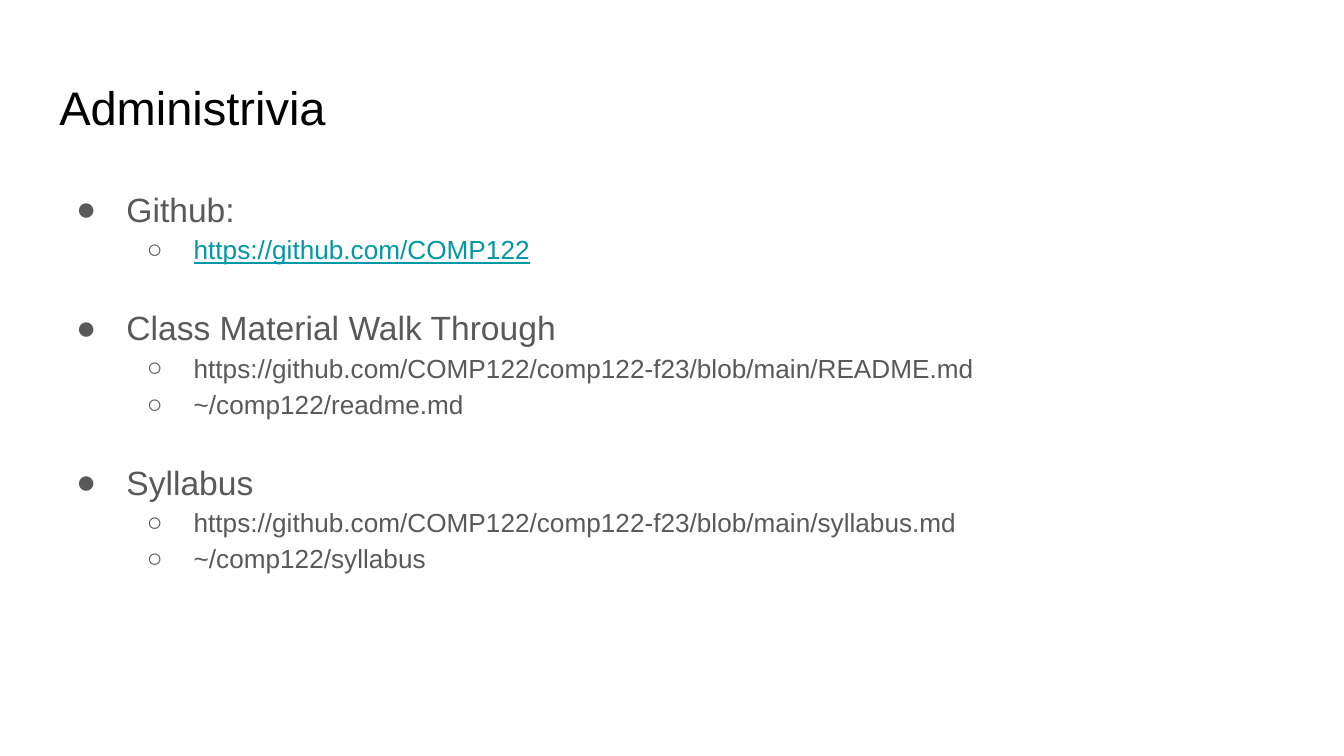
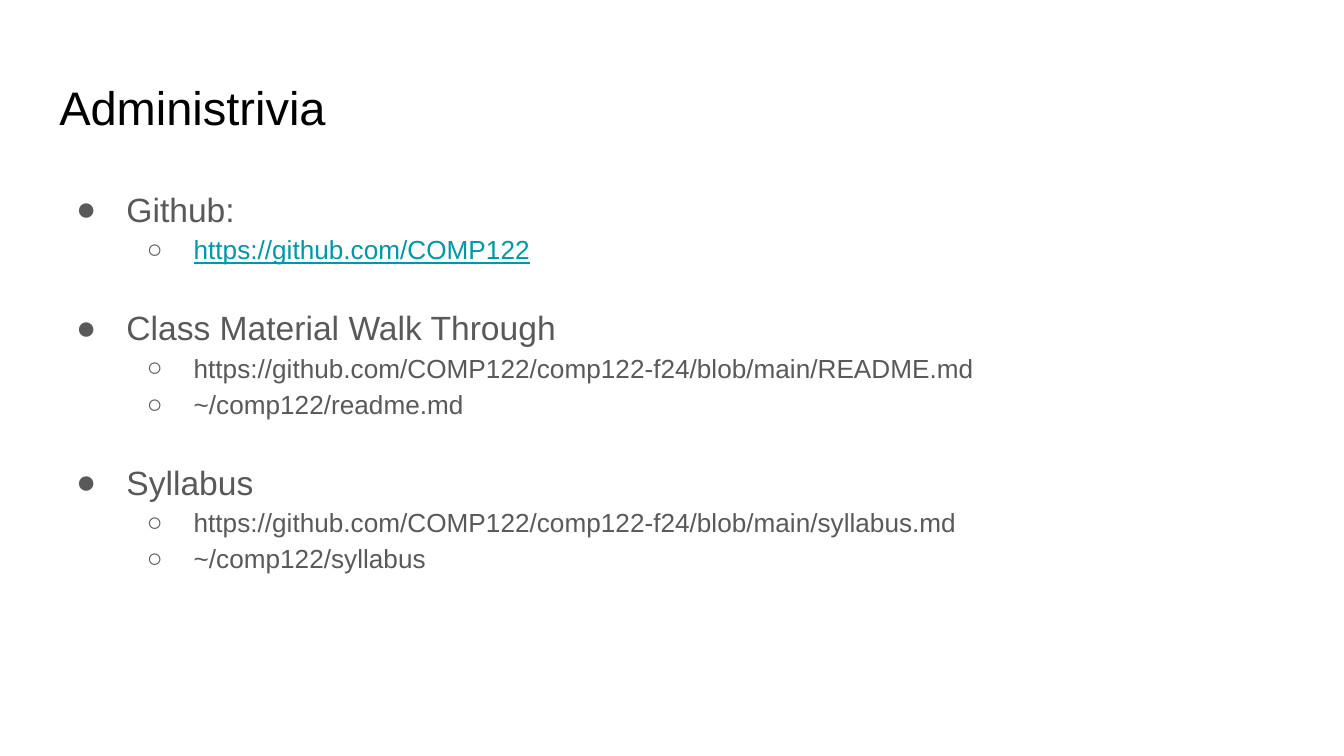
Before and after one commit to COMP122/comp122-f24, a slide deck: slide 5 of administrative/slide_presentations/.hidden/day1_agenda.pptx. Drawn at 1344x756 pixels with LibreOffice and Linux fonts; fonts in the diff are those of the drawing. Boxes give left, top, right and bottom in pixels: in the first picture for what was removed or moved away, otherwise in the second. Text is boxed around its words. In the diff, an @@ line names an element or a change of style, - is before the commit and + after.

Commit message:
updated slides

```diff
--- a/administrative/slide_presentations/.hidden/day1_agenda.pptx
+++ b/administrative/slide_presentations/.hidden/day1_agenda.pptx
@@ text at (194,359,974,384): text changed @@
-  ○ https://github.com/COMP122/comp122-f23/blob/main/README.md
+  ○ https://github.com/COMP122/comp122-f24/blob/main/README.md
@@ text at (194,513,956,538): text changed @@
-  ○ https://github.com/COMP122/comp122-f23/blob/main/syllabus.md
+  ○ https://github.com/COMP122/comp122-f24/blob/main/syllabus.md
```
Also in this commit, not shown: 4 other slides changed, 1 other file.
